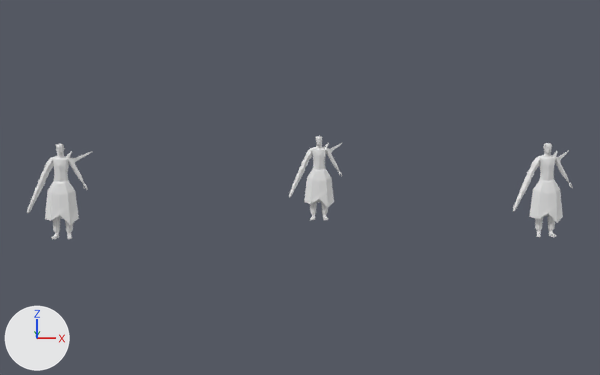
Two versions of the Blender file salemstalker/Assets/3D/charatermodel/fight.blend, one commit apart.
Rendered twice from a 50 mm camera at (-0.52, -18.41, 3.13) aimed at (-0.43, -1.01, 0.85). Lighting does not change. The marker at lower left points along +X, +Y and +Z. The first picture is the older version.
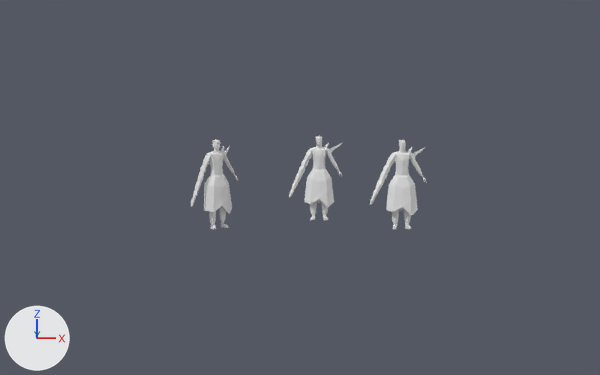
The change in detail:
Object 'Cube.001' (ob_cube_001) moves from (-5.12, -2.12, 1.39) to (-2.2, -1.0, 1.39).
Object 'Cube.001' (ob_cube_001) turns from (0, 0, 0) to (0, 0, 35) degrees about x, y and z.
Object 'Cube.004' (ob_cube_004) moves from (-5.12, -2.12, 1.58) to (-2.2, -1.0, 1.58).
Object 'Cube.004' (ob_cube_004) turns from (22, -21, 131) to (22, -21, 166) degrees about x, y and z.
Object 'Cube.005' (ob_cube_005) moves from (-5.12, -2.19, 1.74) to (-2.17, -1.06, 1.74).
Object 'Cube.005' (ob_cube_005) turns from (0, 0, 0) to (0, 0, 35) degrees about x, y and z.
Object 'Cube.006' (ob_cube_006) moves from (4.46, -1.97, 1.39) to (1.7, -1.1, 1.39).
Object 'Cube.007' (ob_cube_007) moves from (4.46, -1.97, 1.58) to (1.7, -1.1, 1.58).
Object 'Cube.008' (ob_cube_008) moves from (4.46, -2.03, 1.74) to (1.7, -1.16, 1.74).

Boxes (x1, y1, x2, y2) around the edits, measured in the pictures (600 x 375 px):
'Cube.006', moved
    before: (529, 150, 563, 237)
    after: (386, 147, 418, 229)
'Cube.001', moved, turned
    before: (45, 151, 79, 239)
    after: (204, 146, 232, 229)
'Cube.007', moved
    before: (513, 150, 573, 212)
    after: (370, 147, 427, 205)
'Cube.004', moved, turned
    before: (27, 151, 93, 213)
    after: (191, 146, 239, 207)
'Cube.005', moved, turned
    before: (56, 144, 65, 157)
    after: (212, 139, 220, 152)
'Cube.008', moved
    before: (543, 143, 552, 156)
    after: (399, 140, 406, 153)
